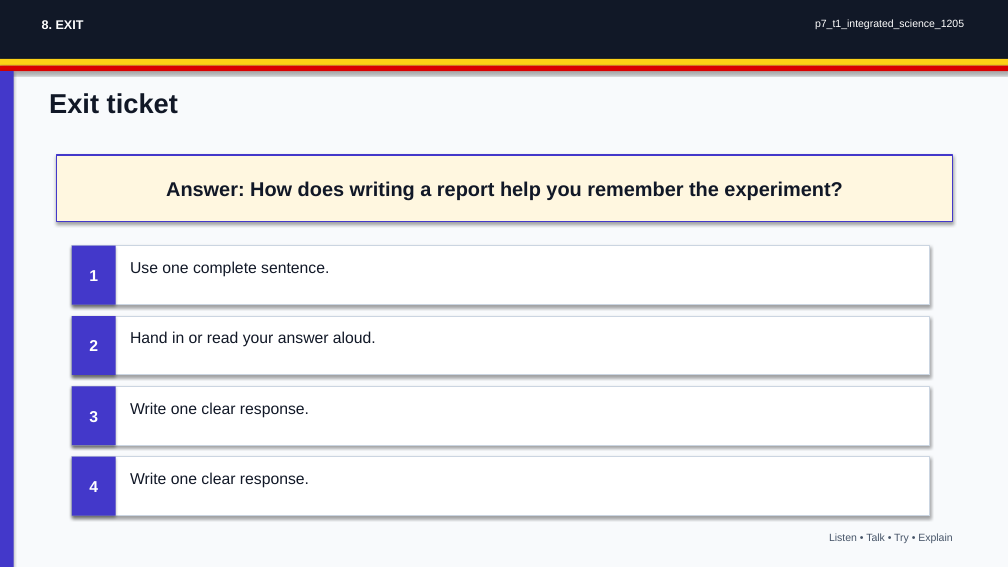
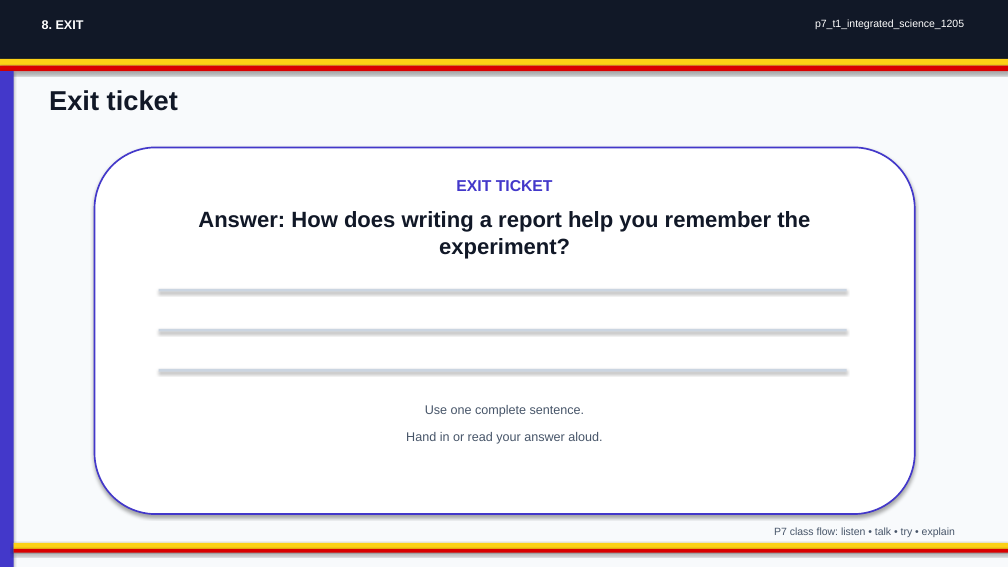
Before and after one commit to yousunjung84-edu/uganda-p7-mvp-20260629, a slide deck: slide 8 of uganda-p7-mvp/p7_t1_integrated_science_1205/p7_t1_integrated_science_1205.pptx. Drawn at 1008x567 pixels with LibreOffice and Linux fonts; fonts in the diff are those of the drawing. Boxes give left, top, right and bottom in pixels: in the first picture for what was removed or moved away, otherwise in the second. Text is boxed around its words. In the diff, an @@ line names an element or a change of style, - is before the commit and + after.

Commit message:
Upgrade classroom deck layouts

```diff
--- a/uganda-p7-mvp/p7_t1_integrated_science_1205/p7_t1_integrated_science_1205.pptx
+++ b/uganda-p7-mvp/p7_t1_integrated_science_1205/p7_t1_integrated_science_1205.pptx
@@ rounded rectangle added at (x1=95, y1=147, x2=915, y2=514), fill #FFFFFF, outline #4338CA 1.6 pt, 15 pt, text #4338CA, bold @@
+EXIT TICKET
@@ text "Answer: How does writing a ..." moved from (x1=57, y1=155, x2=953, y2=222) to (x1=198, y1=211, x2=810, y2=259) @@
@@ text "Answer: How does writing a ..." at (x1=198, y1=211, x2=810, y2=259): size 19 to 21 pt; vertical alignment middle to top; fill #FFF7E0 to none; outline #4338CA 1.4 pt to none; shadow off @@
@@ rectangle removed at (x1=72, y1=246, x2=116, y2=305) @@
-1
@@ rectangle resized from (x1=72, y1=246, x2=930, y2=305) to (x1=159, y1=289, x2=847, y2=292) @@
@@ rectangle removed at (x1=72, y1=316, x2=116, y2=375) @@
-2
@@ rectangle resized from (x1=72, y1=316, x2=930, y2=375) to (x1=159, y1=329, x2=847, y2=332) @@
@@ rectangle removed at (x1=72, y1=386, x2=116, y2=445) @@
-3
@@ fill #FFFFFF to #CBD5E1; outline #CBD5E1 0.9 pt to none in 3 elements at (x1=159, y1=289, x2=847, y2=292), (x1=159, y1=329, x2=847, y2=332), (x1=159, y1=369, x2=847, y2=372) @@
@@ rectangle resized from (x1=72, y1=386, x2=930, y2=445) to (x1=159, y1=369, x2=847, y2=372) @@
@@ text removed at (x1=130, y1=402, x2=309, y2=418) @@
-Write one clear response.
@@ text "Use one complete sentence." at (x1=425, y1=405, x2=585, y2=417): size 15 to 12 pt, text colour #111827 to #475569; alignment left to centre @@
@@ text "Use one complete sentence." moved from (x1=130, y1=261, x2=329, y2=277) to (x1=425, y1=405, x2=585, y2=417) @@
@@ text "Hand in or read your ..." moved from (x1=130, y1=331, x2=376, y2=347) to (x1=406, y1=432, x2=602, y2=444) @@
@@ text "Hand in or read your ..." at (x1=406, y1=432, x2=602, y2=444): size 15 to 12 pt, text colour #111827 to #475569; alignment left to centre @@
@@ rectangle removed at (x1=72, y1=457, x2=116, y2=516) @@
-4
@@ text removed at (x1=130, y1=472, x2=309, y2=488) @@
-Write one clear response.
@@ text at (x1=774, y1=527, x2=955, y2=537): text changed @@
-Listen • Talk • Try • Explain
+P7 class flow: listen • talk • try • explain
@@ rectangle resized from (x1=72, y1=457, x2=930, y2=516) to (x1=14, y1=543, x2=1008, y2=549) @@
@@ rectangle at (x1=14, y1=543, x2=1008, y2=549): fill #FFFFFF to #FCD116; outline #CBD5E1 0.9 pt to none @@
@@ rectangle added at (x1=14, y1=549, x2=1008, y2=553), fill #D90000 @@
```
Also in this commit, not shown: 7 other slides changed, 33 other files.
